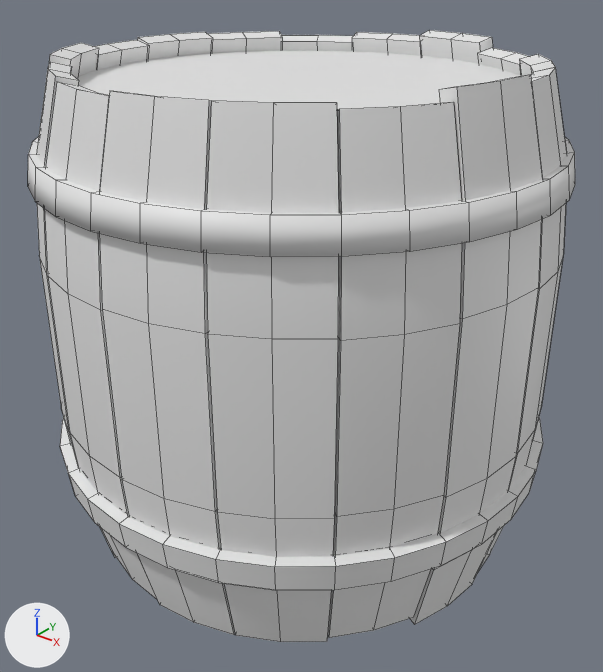
The FBX model models/containers/barrel/barrel.fbx: old version first, new version second.
Before and after are seen from a 50 mm camera at (40.9, -51.1, 48.5) aimed at (0.8, -0.9, 17.4). The lights are fixed; the arrows at lower left show +X, +Y and +Z. Mesh edges are drawn as thin lines.

The first picture shows 'barrel_caps_low', 'barrel_planks_low', 'barrel_ring_bottom_low', 'barrel_ring_top_low'.
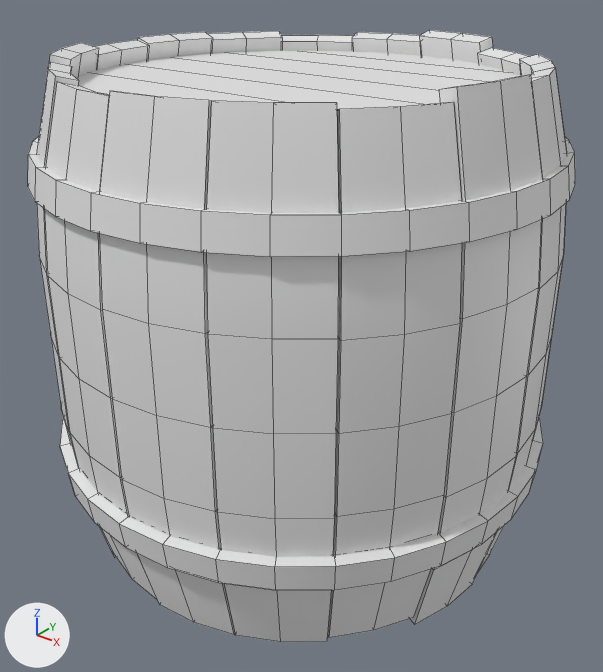
Pixel boxes [x1, y1, x2, y2] of what changed, in the pictures (603 x 672 px):
'barrel_ring_top_low', reshaped
    both: [28, 137, 575, 257]
part 2 of me_cylinder_003, added
    after: [39, 254, 564, 519]

The change, as a diff of the scene's bpy script:
```diff
--- a/models/containers/barrel/barrel.fbx.py
+++ b/models/containers/barrel/barrel.fbx.py
@@ me_circle_005 @@
 # used by ob_barrel_ring_top_low; location = (0.0, 0.0, 0.0)
-me_circle_005.from_pydata(...)  # 128 vertices, 96 faces; spans x -20.8..20.8, y -20.8..20.8, z 31.7..34.2
+me_circle_005.from_pydata(...)  # 128 vertices, 128 faces; spans x -20.8..20.8, y -20.8..20.8, z 31.7..34.2
+# me_circle_005 part 1: the surface is now shaded flat
 me_circle_005.materials.append(mat_barrel)
@@ me_cylinder_003 @@
 # used by ob_barrel_planks_low; location = (0.0, 0.0, 0.0)
-me_cylinder_003.from_pydata(...)  # 544 vertices, 448 faces; spans x -20.6..20.6, y -20.6..20.6, z -0.7..40.5
+me_cylinder_003.from_pydata(...)  # 672 vertices, 640 faces; spans x -20.6..20.6, y -20.6..20.6, z -0.7..40.5
+# me_cylinder_003 part 2: 128 vertices added at x -20.6..20.6, y -20.6..20.6, z 13.1..26.7
 me_cylinder_003.materials.append(mat_barrel)
```
